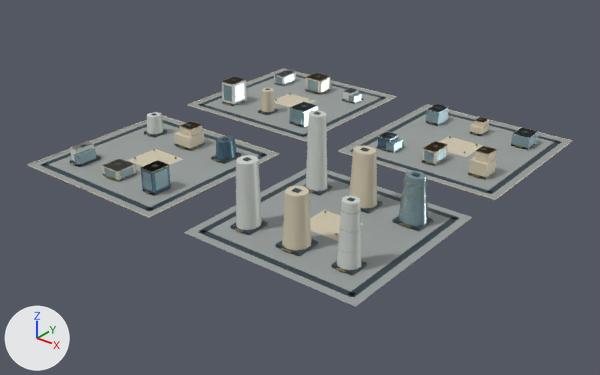
A saved change to the glTF model web/public/assets/3d/ampliworld/GC-CITY-2030/GC-TILE-15-15.glb.
The view is the same before and after, from a 50 mm camera at (5921.0, -1179.0, 650.0) aimed at (5023.0, -56.0, -47.0). Lighting does not change. The marker at lower left points along +X, +Y and +Z. The first picture is the older version. Where no turn or scale is listed for an object, it has been applied to the vertices. Vertices at exactly the same position are counted once.

In view in the first picture: 'GC-TILE-15-15-blue', 'GC-TILE-15-15-dark', 'GC-TILE-15-15-glass', 'GC-TILE-15-15-gold', 'GC-TILE-15-15-ivory', 'GC-TILE-15-15-paving', 'GC-TILE-15-15-white'.
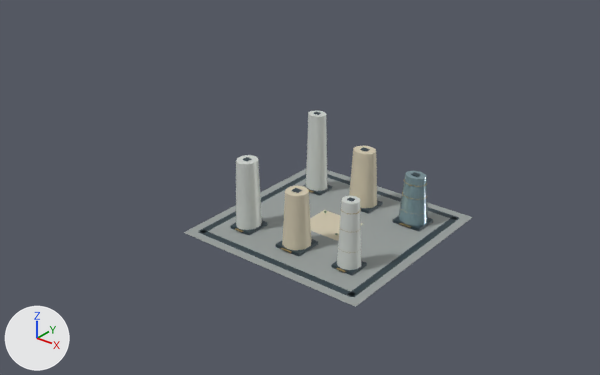
Location of each change, (x1, y1, x2, y2) in pixels of the pictures (600 x 375 px):
'GC-TILE-15-15-paving', reshaped (46% narrower, 42% shorter)
    before: (30, 69, 571, 307)
    after: (184, 169, 473, 307)
'GC-TILE-15-15-ivory', reshaped (82% narrower, 43% shorter)
    before: (27, 68, 573, 250)
    after: (282, 146, 377, 250)
'GC-TILE-15-15-dark', reshaped (50% narrower, 18% shorter)
    before: (41, 72, 561, 297)
    after: (198, 112, 459, 297)
'GC-TILE-15-15-white', reshaped (73% narrower, 20% shorter)
    before: (70, 70, 539, 270)
    after: (236, 110, 361, 270)
'GC-TILE-15-15-glass', reshaped (93% narrower, 63% shorter)
    before: (74, 74, 538, 226)
    after: (398, 171, 428, 226)
'GC-TILE-15-15-blue', deleted
    before: (141, 132, 398, 196)
'GC-TILE-15-15-gold', reshaped
    before: (71, 73, 521, 272)
    after: (235, 180, 427, 272)
part 1 of me_mesh_0, deleted
    before: (190, 69, 394, 141)
part 2 of me_mesh_0, deleted
    before: (341, 105, 571, 199)
part 3 of me_mesh_0, deleted
    before: (30, 116, 277, 216)
part 4 of me_mesh_1, deleted
    before: (41, 72, 561, 211)
part 5 of me_mesh_2, deleted
    before: (27, 68, 573, 218)
part 6 of me_mesh_6, deleted
    before: (70, 70, 539, 172)
part 7 of me_mesh_5, deleted
    before: (71, 73, 521, 193)
part 8 of me_mesh_7, deleted
    before: (74, 74, 538, 191)

Patch to the scene script:
```diff
--- a/web/public/assets/3d/ampliworld/GC-CITY-2030/GC-TILE-15-15.glb.py
+++ b/web/public/assets/3d/ampliworld/GC-CITY-2030/GC-TILE-15-15.glb.py
@@ me_mesh_0 @@
 # used by ob_gc_tile_15_15_paving; location = (0.0, 0.0, 0.0)
-me_mesh_0.from_pydata(...)  # 32 vertices, 48 faces; spans x 4621.0..5379.0, y -379.0..379.0, z 0.0
+me_mesh_0.from_pydata(...)  # 8 vertices, 12 faces; spans x 5041.0..5379.0, y -379.0..-41.0, z 0.0
+# me_mesh_0 part 1: the loose piece of 8 vertices spanning x 4621.0..4959.0, y 41.0..379.0, z 0.0 is deleted
+# me_mesh_0 part 2: the loose piece of 8 vertices spanning x 5041.0..5379.0, y 41.0..379.0, z 0.0 is deleted
+# me_mesh_0 part 3: the loose piece of 8 vertices spanning x 4621.0..4959.0, y -379.0..-41.0, z 0.0 is deleted
 me_mesh_0.materials.append(mat_paving)
@@ me_mesh_1 @@
 # used by ob_gc_tile_15_15_dark; location = (0.0, 0.0, 0.0)
-me_mesh_1.from_pydata(...)  # 512 vertices, 768 faces; spans x 4636.0..5364.0, y -364.0..364.0, z 0.0..144.0
+me_mesh_1.from_pydata(...)  # 128 vertices, 192 faces; spans x 5056.0..5364.0, y -364.0..-56.0, z 0.0..144.0
+# me_mesh_1 part 4: 48 loose pieces with 384 vertices, spanning x 4636.0..5364.0, y -364.0..364.0, z 0.0..53.0, are deleted
 me_mesh_1.materials.append(mat_dark)
@@ me_mesh_2 @@
 # used by ob_gc_tile_15_15_ivory; location = (0.0, 0.0, 0.0)
-me_mesh_2.from_pydata(...)  # 290 vertices, 456 faces; spans x 4620.0..5380.0, y -380.0..380.0, z 0.0..103.0
+me_mesh_2.from_pydata(...)  # 52 vertices, 92 faces; spans x 5170.0..5250.0, y -322.0..-96.0, z 0.0..103.0
+# me_mesh_2 part 5: 28 loose pieces with 238 vertices, spanning x 4620.0..5380.0, y -380.0..380.0, z 0.0..52.0, are deleted
 me_mesh_2.materials.append(mat_ivory)
@@ me_mesh_5 @@
 # used by ob_gc_tile_15_15_gold; location = (0.0, 0.0, 0.0)
-me_mesh_5.from_pydata(...)  # 890 vertices, 1524 faces; spans x 4672.0..5332.0, y -380.0..322.0, z 0.0..123.0
+me_mesh_5.from_pydata(...)  # 444 vertices, 792 faces; spans x 5092.0..5332.0, y -326.0..-98.0, z 4.0..123.0
+# me_mesh_5 part 7: 40 loose pieces with 446 vertices, spanning x 4672.0..5327.0, y -380.0..322.0, z 0.0..51.0, are deleted
 me_mesh_5.materials.append(mat_gold)
@@ me_mesh_6 @@
 # used by ob_gc_tile_15_15_white; location = (0.0, 0.0, 0.0)
-me_mesh_6.from_pydata(...)  # 184 vertices, 304 faces; spans x 4673.0..5328.0, y -321.0..327.0, z 0.0..143.0
+me_mesh_6.from_pydata(...)  # 66 vertices, 120 faces; spans x 5090.0..5328.0, y -321.0..-100.0, z 5.0..143.0
+# me_mesh_6 part 6: 13 loose pieces with 118 vertices, spanning x 4673.0..5328.0, y -320.0..327.0, z 0.0..51.0, are deleted
 me_mesh_6.materials.append(mat_white)
@@ me_mesh_7 @@
 # used by ob_gc_tile_15_15_glass; location = (0.0, 0.0, 0.0)
-me_mesh_7.from_pydata(...)  # 358 vertices, 544 faces; spans x 4673.0..5334.0, y -323.0..327.0, z 0.0..86.0
+me_mesh_7.from_pydata(...)  # 22 vertices, 40 faces; spans x 5286.0..5334.0, y -139.0..-97.0, z 5.0..86.0
+# me_mesh_7 part 8: 42 loose pieces with 336 vertices, spanning x 4673.0..5328.0, y -323.0..327.0, z 0.0..45.0, are deleted
 me_mesh_7.materials.append(mat_glass)
@@ ob_gc_tile_15_15_blue @@
-ob_gc_tile_15_15_blue = bpy.data.objects.new('GC-TILE-15-15-blue', me_mesh_8)
-ob_gc_tile_15_15_blue.location = (0.0, 0.0, 0.0)
```
